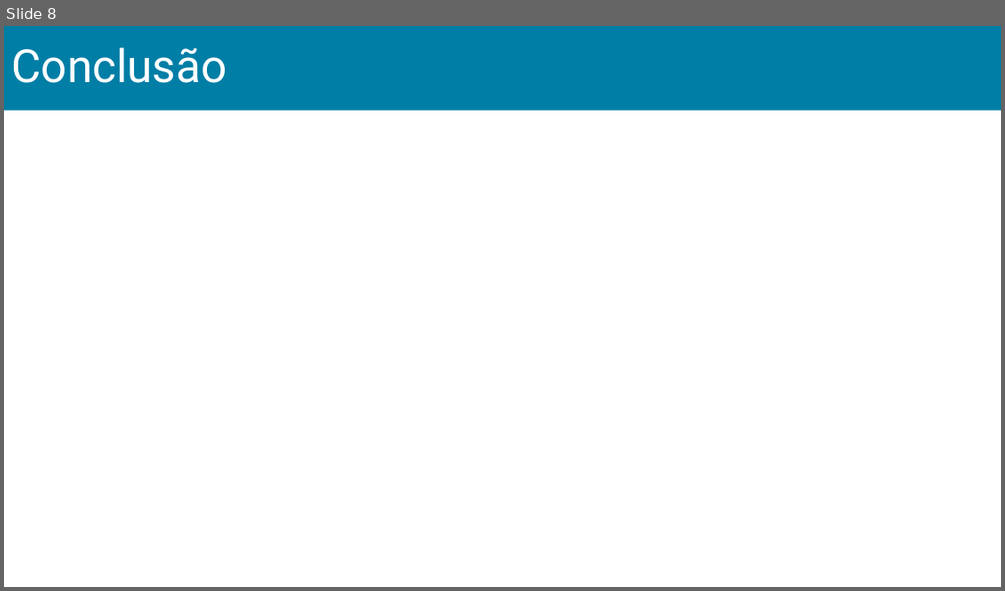
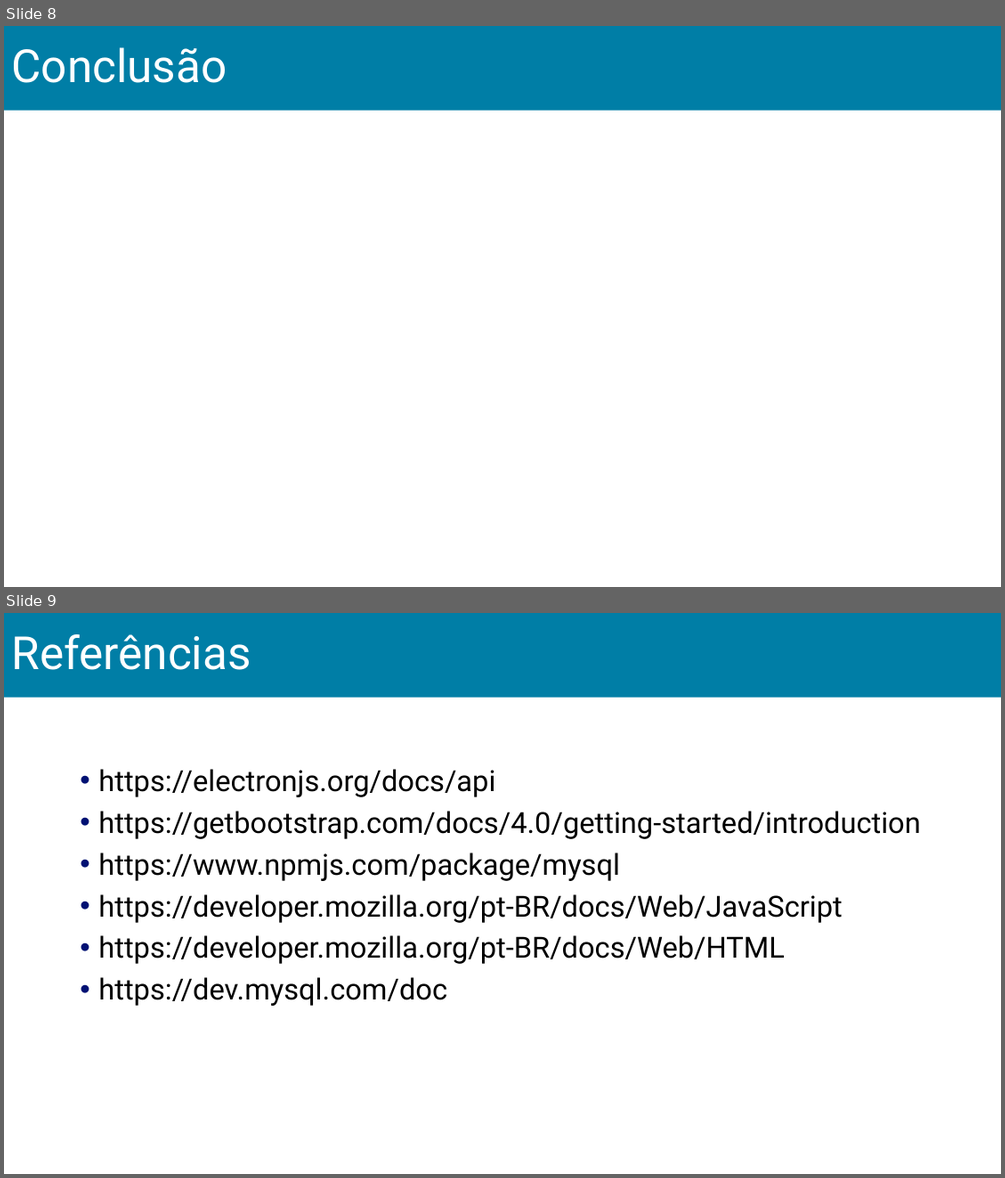
Before and after one commit to thalesrochas/sistema-bancario, a slide deck: Slides/Apresentação_slide.pptx. Shown one above the other, each under a label of ours: slide 8 before the commit, slides 8 and 9 after it. The pictures are 1005x591 and 1005x1178 pixels, drawn with LibreOffice and Linux fonts; fonts in the diff are those of the drawing. Boxes give left, top, right and bottom in pixels: in the first picture for what was removed or moved away, otherwise in the second. Text is boxed around its words. In the diff, an @@ line names an element or a change of style, - is before the commit and + after.

Commit message:
Slide de Referências

```diff
--- a/Slides/Apresentação_slide.pptx
+++ b/Slides/Apresentação_slide.pptx
@@ slide 9 added at (4, 613, 1001, 1174), background #FFFFFF @@
@@ title added at (4, 613, 1001, 698), fill #007EA6, 44 pt, text #FFFFFF @@
+Referências
@@ text added at (98, 769, 920, 1005), 28 pt, text #000000 @@
+• https://electronjs.org/docs/api
+• https://getbootstrap.com/docs/4.0/getting-started/introduction
+• https://www.npmjs.com/package/mysql
+• https://developer.mozilla.org/pt-BR/docs/Web/JavaScript
+• https://developer.mozilla.org/pt-BR/docs/Web/HTML
+• https://dev.mysql.com/doc
```
Also in this commit, not shown: 7 slides changed.
